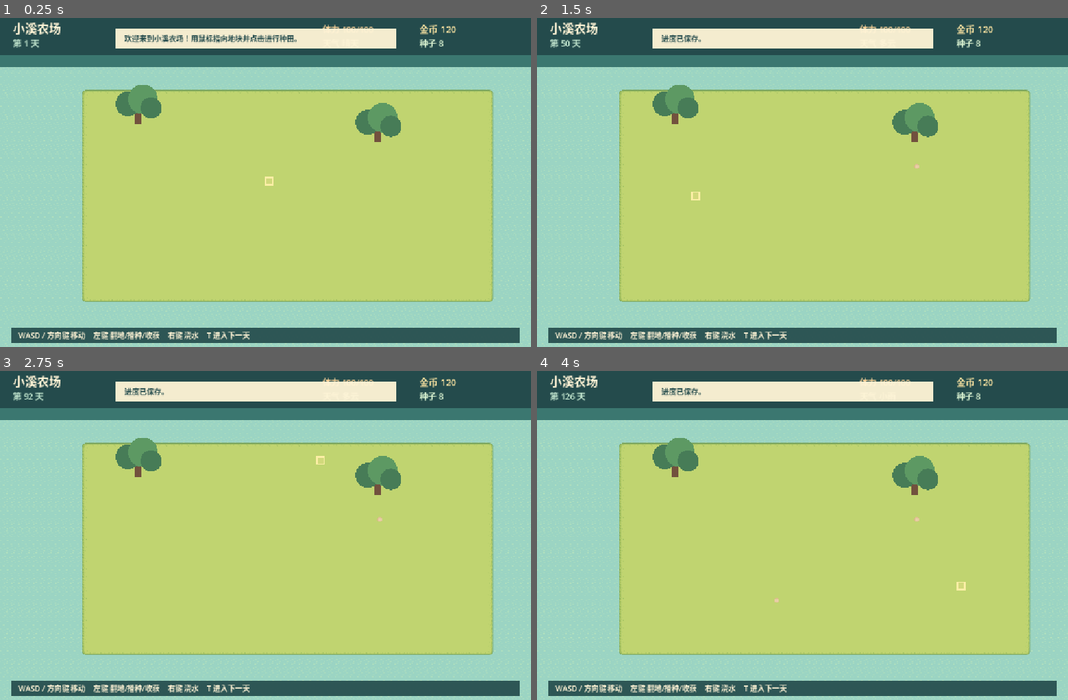
Above: before the commit, frames 1-4 (two rows, left to right).
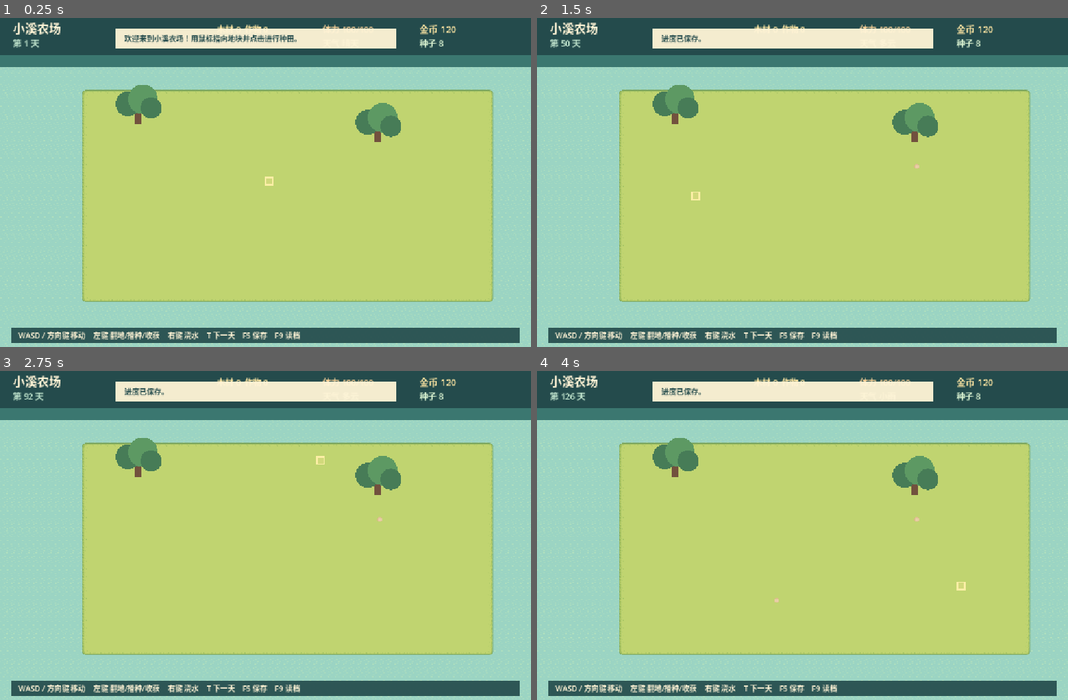
Above: after the commit, the same moments.

Repository: fanfanhappy/CropGame
Game: Godot game, scene res://scenes/world/main.tscn
Two runs of this game, one before a commit and one after it. Both use one fixed random seed, a clock stepped at 60 frames per second and the inputs below.
Inputs (mouse positions are in pixels of both pictures, inside the frame that each line leads up to):
- Up to frame 1 (0.25 s): no input
- Up to frame 2 (1.5 s): tap Enter at 0.5 s; move the mouse to (919, 166) at 0.52 s; hold D 0.53-1.28 s; hold T 0.53-1.28 s; click (919, 166) at 0.67 s; tap Space at 1.25 s; move the mouse to (696, 198) at 1.27 s; hold S from 1.28 s (still down); tap T at 1.35 s
- Up to frame 3 (2.75 s): tap Enter at 2 s; move the mouse to (318, 459) at 2.02 s; release S at 2.03 s; hold D from 2.03 s (still down); hold T from 2.03 s (still down)
- Up to frame 4 (4 s): move the mouse to (775, 601) at 2.77 s; release D at 2.78 s; release T at 2.78 s; hold W 2.78-3.53 s; tap T at 2.85 s; click (775, 601) at 2.92 s; tap Space at 3.5 s; move the mouse to (961, 584) at 3.52 s; hold A from 3.53 s (still down); hold T from 3.53 s (still down)

The runs differ from the first frame. In frame 1, 0.3% of the frame differs, in the area x 40-57%, y 2-98%; in frame 2, 0.3%; in frame 3, 0.3%; in frame 4, 0.3%.

Commit message:
完善库存状态显示与快捷操作

Diff:
--- a/scenes/world/farm_game.gd
+++ b/scenes/world/farm_game.gd
@@ -429,10 +429,16 @@
 	draw_string(ThemeDB.fallback_font, Vector2(28, 68), "第 %d 天" % day, HORIZONTAL_ALIGNMENT_LEFT, -1, 18, Color("#c5e9d1"))
 	draw_string(ThemeDB.fallback_font, Vector2(910, 38), "金币 %d" % coins, HORIZONTAL_ALIGNMENT_LEFT, -1, 20, Color("#ffe7a3"))
 	draw_string(ThemeDB.fallback_font, Vector2(910, 68), "种子 %d" % seeds, HORIZONTAL_ALIGNMENT_LEFT, -1, 18, Color("#d7f0cf"))
+	var wood_count := 0
+	var crop_count := 0
+	if inventory != null and "items" in inventory:
+		wood_count = int(inventory.items.get("wood", 0))
+		crop_count = int(inventory.items.get("crop", 0))
+	draw_string(ThemeDB.fallback_font, Vector2(470, 38), "木材 %d  作物 %d" % [wood_count, crop_count], HORIZONTAL_ALIGNMENT_LEFT, -1, 18, Color("#ffe7a3"))
 	draw_string(ThemeDB.fallback_font, Vector2(700, 38), "体力 %d/%d" % [stamina, max_stamina], HORIZONTAL_ALIGNMENT_LEFT, -1, 18, Color("#ffd59a"))
 	draw_string(ThemeDB.fallback_font, Vector2(700, 68), "天气 %s" % weather, HORIZONTAL_ALIGNMENT_LEFT, -1, 18, Color("#c5e9d1"))
 	draw_rect(Rect2(24, 678, 1104, 34), Color("#244b4c", 0.92))
-	draw_string(ThemeDB.fallback_font, Vector2(40, 701), "WASD / 方向键 移动    左键 翻地/播种/收获    右键 浇水    T 进入下一天", HORIZONTAL_ALIGNMENT_LEFT, -1, 16, cream)
+	draw_string(ThemeDB.fallback_font, Vector2(40, 701), "WASD / 方向键 移动    左键 翻地/播种/收获    右键 浇水    T 下一天    F5 保存    F9 读档", HORIZONTAL_ALIGNMENT_LEFT, -1, 16, cream)
 	if message_time > 0:
 		draw_rect(Rect2(250, 28, 610, 44), Color("#fff4d6", 0.95))
 		draw_string(ThemeDB.fallback_font, Vector2(270, 57), message, HORIZONTAL_ALIGNMENT_LEFT, 570, 16, Color("#244b4c"))
